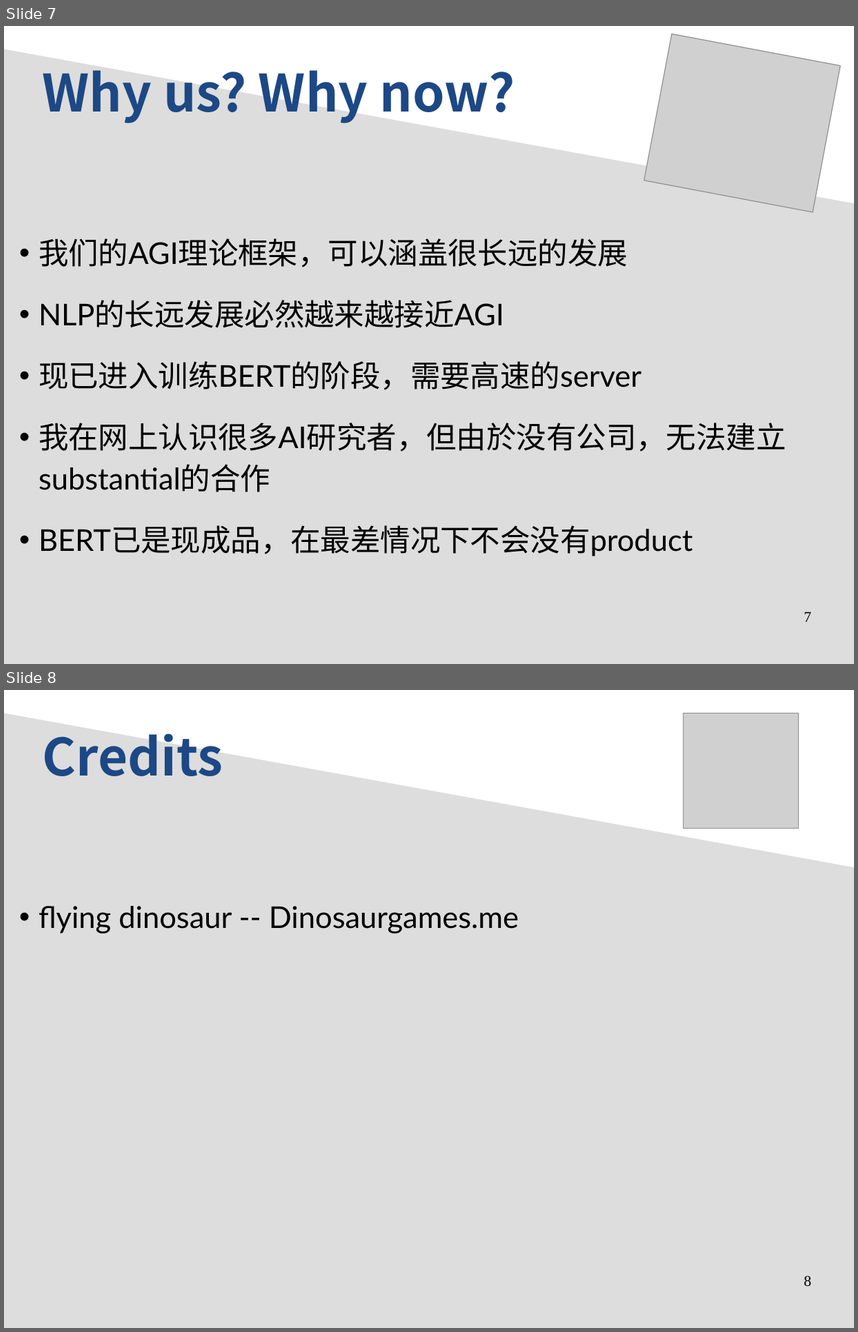
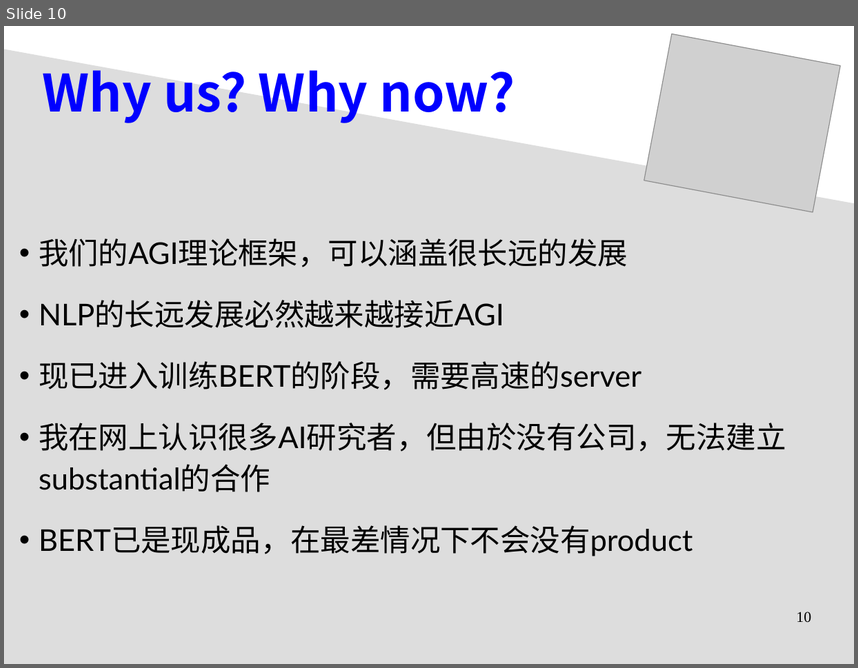
Before and after one commit to Cybernetic1/2020, a slide deck: General_Intelligence_biz-plan.odp. Shown one above the other, each under a label of ours: slides 7 and 8 before the commit, slide 10 after it. The pictures are 858x1332 and 858x668 pixels, drawn with LibreOffice and Linux fonts; fonts in the diff are those of the drawing; grey boxes stand for pictures. Boxes give left, top, right and bottom in pixels: in the first picture for what was removed or moved away, otherwise in the second. Text is boxed around its words. In the diff, an @@ line names an element or a change of style, - is before the commit and + after.

```diff
--- a/General_Intelligence_biz-plan.odp
+++ b/General_Intelligence_biz-plan.odp
@@ slide 8 removed at (4,690,854,1328), background #FFFFFF @@
@@ freeform shape removed at (4,713,854,1328) @@
@@ picture removed at (684,713,799,828) @@
@@ text removed at (43,733,223,776) @@
-Credits
@@ text removed at (38,906,519,934) @@
-• flying dinosaur -- Dinosaurgames.me
@@ page number removed at (804,1276,811,1287) @@
-8
@@ what was slide 7 is now slide 10 @@
@@ slide 10 changed as well @@
@@ text "Why us? Why now?" at (43,70,515,123): text colour #1C4885 to #0000FF @@
@@ page number at (796,612,811,623): text changed @@
-7
+10
```
Also in this commit, not shown: 6 other slides changed, 5 slides added, 1 other slide removed, 6 other files.
